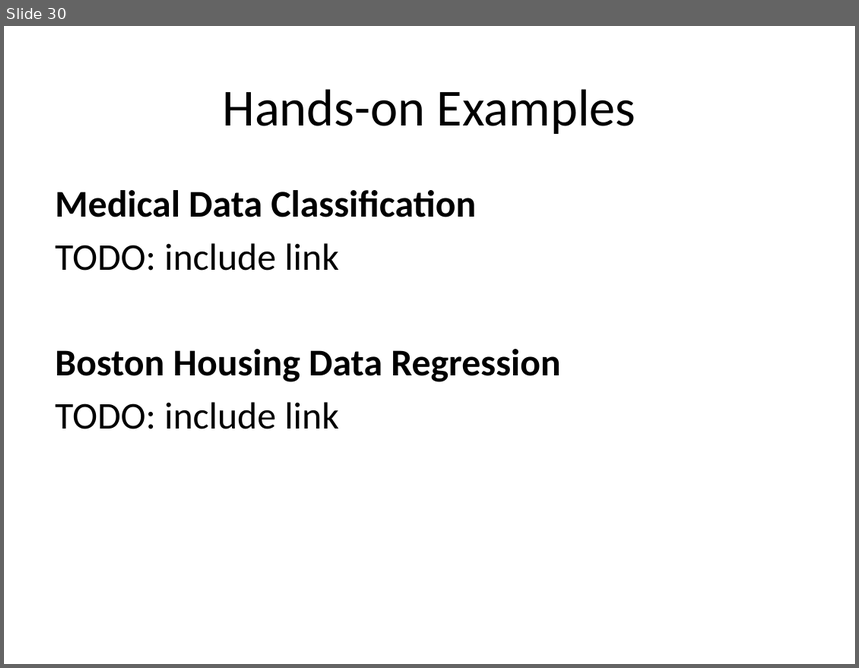
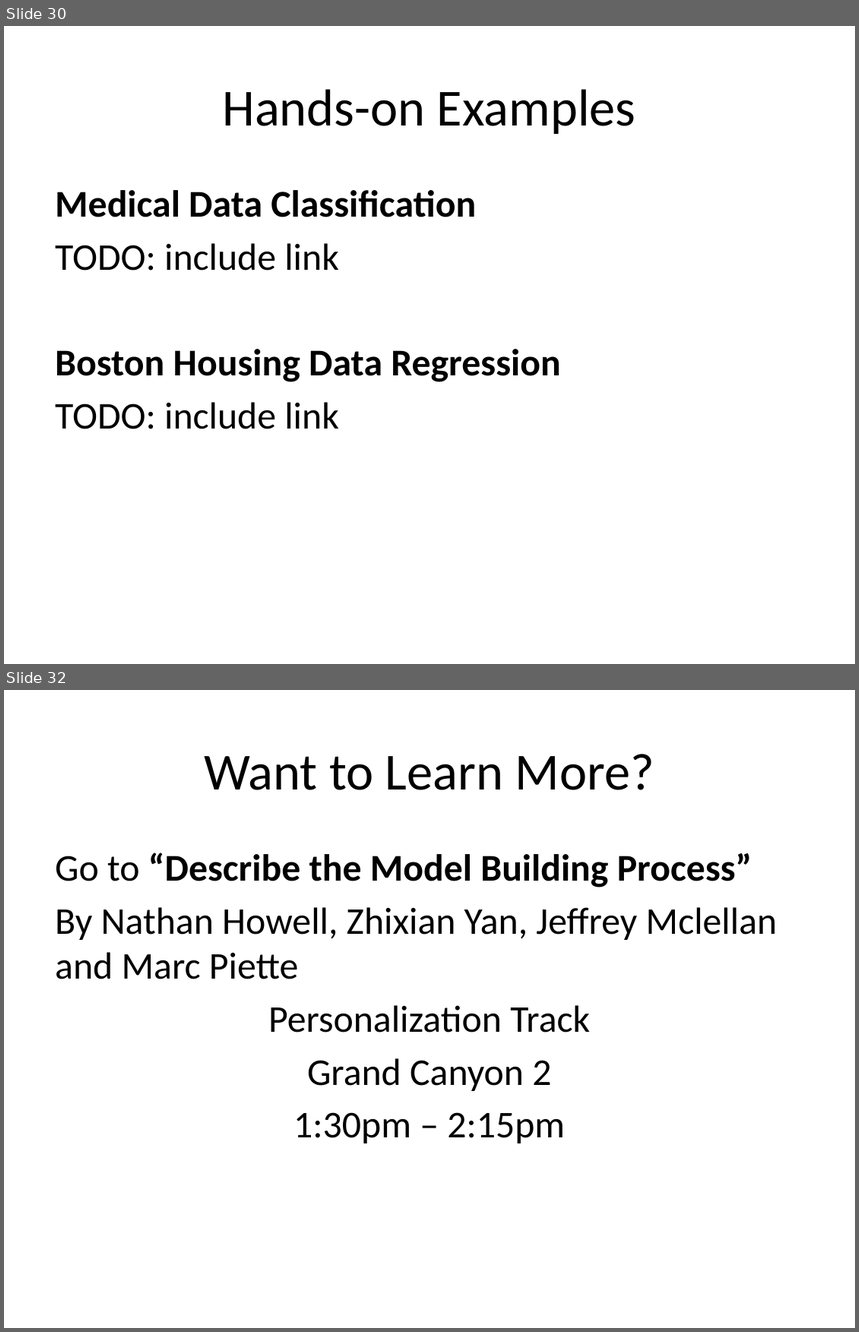
Before and after one commit to aloksharma1993/techfest-ml-tutorial, a slide deck: Techfest_ML.pptx. Shown one above the other, each under a label of ours: slide 30 before the commit, slides 30 and 32 after it; the slides between them are not shown. The pictures are 859x668 and 859x1332 pixels, drawn with LibreOffice and Linux fonts; fonts in the diff are those of the drawing. Boxes give left, top, right and bottom in pixels: in the first picture for what was removed or moved away, otherwise in the second. Text is boxed around its words. In the diff, an @@ line names an element or a change of style, - is before the commit and + after.

```diff
--- a/Techfest_ML.pptx
+++ b/Techfest_ML.pptx
@@ slide 32 added at [4,690,855,1328], background #FFFFFF @@
@@ title added at [204,754,655,790], 44 pt, text #000000 @@
+Want to Learn More?
@@ text added at [55,853,778,1144], 32 pt, text #000000 @@
+Go to “Describe the Model Building Process”
+By Nathan Howell, Zhixian Yan, Jeffrey Mclellan and Marc Piette
+Personalization Track
+Grand Canyon 2
+1:30pm – 2:15pm
```
Also in this commit, not shown: 3 slides changed, 1 other slide added.
